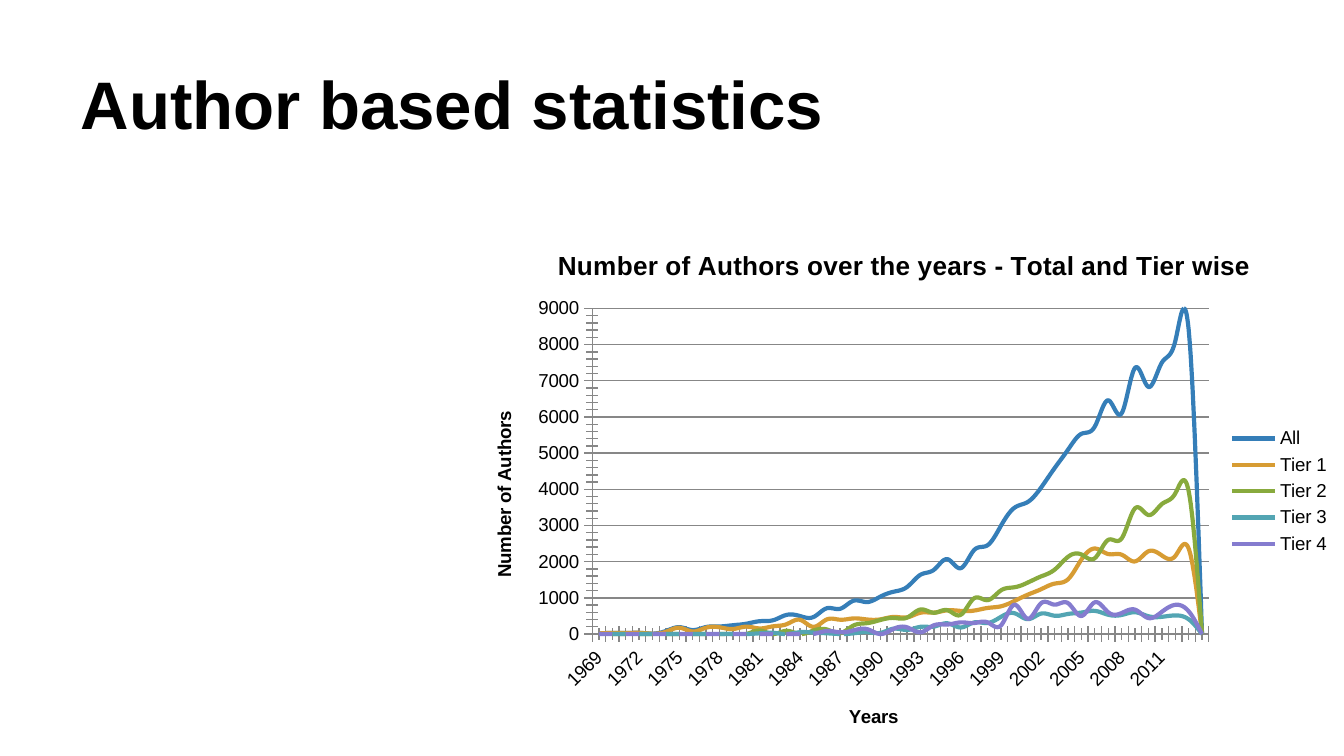
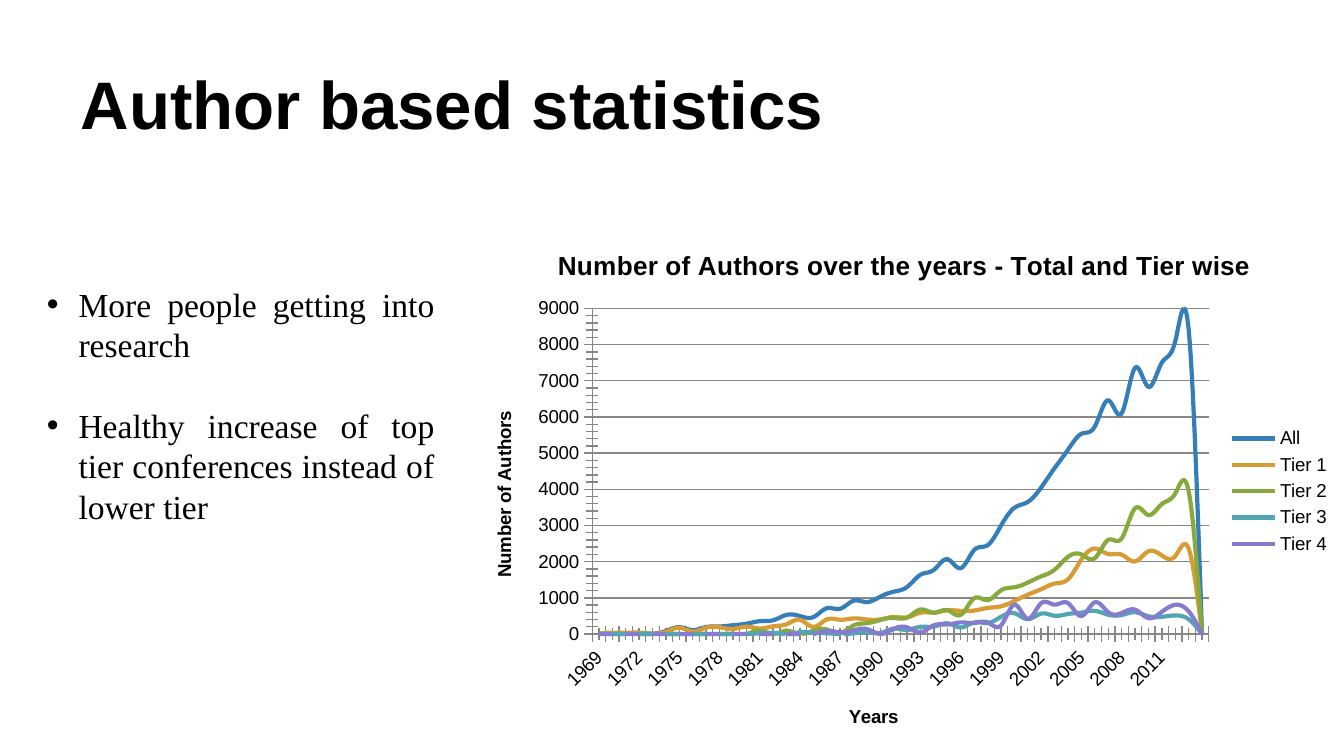
Before and after one commit to ag3859/RTBDProject, a slide deck: slide 12 of RTBD.pptx (slide 11 before the commit). Drawn at 1344x756 pixels with LibreOffice and Linux fonts; fonts in the diff are those of the drawing. Boxes give left, top, right and bottom in pixels: in the first picture for what was removed or moved away, otherwise in the second. Text is boxed around its words. In the diff, an @@ line names an element or a change of style, - is before the commit and + after.

Commit message:
updated text to graphs

```diff
--- a/RTBD.pptx
+++ b/RTBD.pptx
@@ text added at [79,293,434,520], 18 pt, text #000000 @@
+• More people getting into research
+• Healthy increase of top tier conferences instead of lower tier
```
Also in this commit, not shown: 7 other slides changed, 2 slides added.
